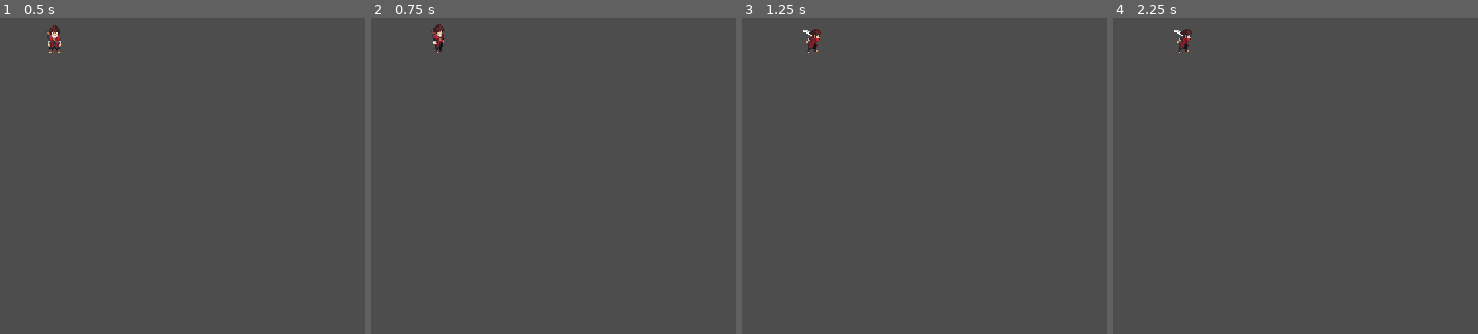
Above: before the commit, frames 1-4 (left to right).
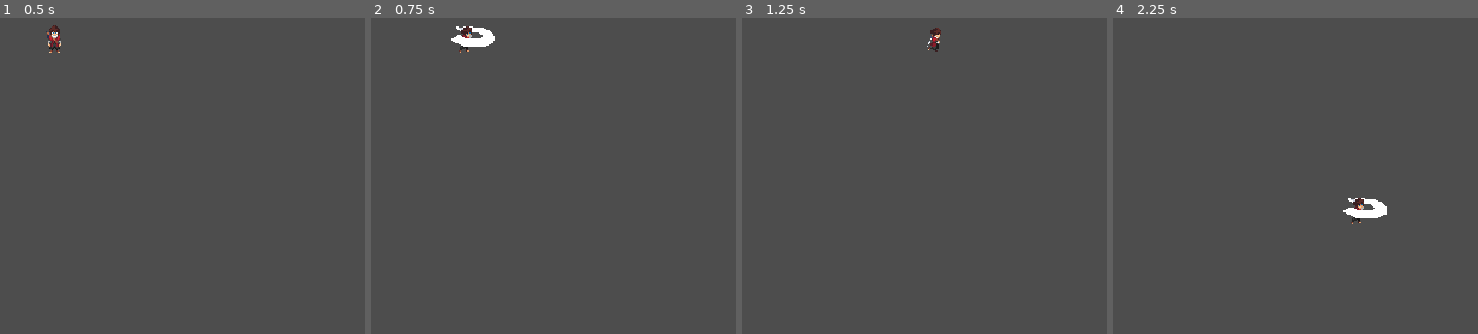
Above: after the commit, the same moments.

Repository: Clique33/Gamelab-Fractal-Team
Game: Godot game, scene res://scene/player.tscn
Same seed, same stepped clock (60 frames per second), same inputs: the game is played once before the commit and once after it. The project has no main scene, so this scene is started directly.
Inputs (mouse positions are in pixels of both pictures, inside the frame that each line leads up to):
- Up to frame 1 (0.5 s): no input
- Up to frame 2 (0.75 s): tap Enter at 0.5 s; move the mouse to (outside the picture) at 0.52 s; hold D (run_right) from 0.53 s (still down); click (outside the picture) at 0.6 s
- Up to frame 3 (1.25 s): keep holding D (run_right); tap Space (dash) at 0.8 s
- Up to frame 4 (2.25 s): move the mouse to (1284, 207) at 1.27 s; release D (run_right) at 1.28 s; hold S (run_down) 1.28-2.03 s; tap Space (dash) at 1.35 s; click (1284, 207) at 1.55 s; move the mouse to (outside the picture) at 2.02 s; hold D (run_right) from 2.03 s (still down); click (outside the picture) at 2.1 s

Frame 1 is identical in both runs. In frame 2, 0.8% of the frame differs, in the area x 16-34%, y 1-12%; in frame 3, 0.4%; in frame 4, 0.7%.

Commit message:
adiconado animação de attack e comportamento da colisao

Diff:
--- a/ciclo_infinito/project.godot
+++ b/ciclo_infinito/project.godot
@@ -52,6 +52,7 @@
 attack={
 "deadzone": 0.2,
 "events": [Object(InputEventMouseButton,"resource_local_to_scene":false,"resource_name":"","device":-1,"window_id":0,"a …(258 unchanged characters)…
+, Object(InputEventKey,"resource_local_to_scene":false,"resource_name":"","device":-1,"window_id":0,"alt_pressed":false,"shift_pressed":false,"ctrl_pressed":false,"meta_pressed":false,"pressed":false,"keycode":0,"physical_keycode":67,"key_label":0,"unicode":99,"location":0,"echo":false,"script":null)
 ]
 }
 
--- a/ciclo_infinito/scene/player.tscn
+++ b/ciclo_infinito/scene/player.tscn
@@ -9,15 +9,47 @@
 [ext_resource type="Texture2D" uid="uid://bclb74woxuy1n" path="res://assets/sprites/player/DASH/dash_right.png" id="4_bup7g"]
 [ext_resource type="Texture2D" uid="uid://c0xj6je8wj6pp" path="res://assets/sprites/player/DASH/dash_up.png" id="5_4ja17"]
 [ext_resource type="Texture2D" uid="uid://cw6rmtpf160hr" path="res://assets/sprites/player/ATTACK 1/attack1_down.png" id="5_iuf2t"]
+[ext_resource type="Texture2D" uid="uid://nco5adt0qxwa" path="res://assets/sprites/player/ATTACK 2/attack2_down.png" id="5_v4iqv"]
+[ext_resource type="Texture2D" uid="uid://cw4hkoxsobsto" path="res://assets/sprites/player/ATTACK 2/attack2_right.png" id="6_42h83"]
 [ext_resource type="Texture2D" uid="uid://bs4ptjvos7tl5" path="res://assets/sprites/player/IDLE/idle_down.png" id="6_v4iqv"]
 [ext_resource type="Texture2D" uid="uid://bcnx6qa6e7i6m" path="res://assets/sprites/player/IDLE/idle_left.png" id="7_42h83"]
+[ext_resource type="Texture2D" uid="uid://c0rgqcpqpiylg" path="res://assets/sprites/player/ATTACK 2/attack2_left.png" id="7_jrjdb"]
 [ext_resource type="Texture2D" uid="uid://cbq4cvi4qvuyt" path="res://assets/sprites/player/IDLE/idle_right.png" id="8_iuf2t"]
+[ext_resource type="Texture2D" uid="uid://jiomoh3d3g7q" path="res://assets/sprites/player/ATTACK 2/attack2_up.png" id="8_jrjdb"]
 [ext_resource type="Texture2D" uid="uid://di0ca4m7vpeq6" path="res://assets/sprites/player/IDLE/idle_up.png" id="9_jrjdb"]
 [ext_resource type="Texture2D" uid="uid://bf2d0d8o7v2hx" path="res://assets/sprites/player/RUN/run_down.png" id="10_kk4ol"]
 [ext_resource type="Texture2D" uid="uid://cxtipjeltmdyt" path="res://assets/sprites/player/RUN/run_left.png" id="11_4reak"]
 [ext_resource type="Texture2D" uid="uid://b6vkj0eosdtwl" path="res://assets/sprites/player/RUN/run_right.png" id="12_wt23p"]
 [ext_resource type="Texture2D" uid="uid://lhpa3xxkqu33" path="res://assets/sprites/player/RUN/run_up.png" id="13_k8m7u"]
 
+[sub_resource type="AtlasTexture" id="AtlasTexture_govaw"]
+atlas = ExtResource("5_iuf2t")
+region = Rect2(0, 0, 96, 80)
+
+[sub_resource type="AtlasTexture" id="AtlasTexture_xcifi"]
+atlas = ExtResource("5_iuf2t")
+region = Rect2(96, 0, 96, 80)
+
+[sub_resource type="AtlasTexture" id="AtlasTexture_1rkj5"]
+atlas = ExtResource("5_iuf2t")
+region = Rect2(192, 0, 96, 80)
+
+[sub_resource type="AtlasTexture" id="AtlasTexture_7rey3"]
+atlas = ExtResource("5_iuf2t")
+region = Rect2(288, 0, 96, 80)
+
+[sub_resource type="AtlasTexture" id="AtlasTexture_7ld47"]
+atlas = ExtResource("5_iuf2t")
+region = Rect2(384, 0, 96, 80)
+
+[sub_resource type="AtlasTexture" id="AtlasTexture_3svjg"]
+atlas = ExtResource("5_iuf2t")
+region = Rect2(480, 0, 96, 80)
+
+[sub_resource type="AtlasTexture" id="AtlasTexture_fd7ym"]
+atlas = ExtResource("5_iuf2t")
+region = Rect2(576, 0, 96, 80)
+
 [sub_resource type="AtlasTexture" id="AtlasTexture_jrjdb"]
 atlas = ExtResource("2_4ja17")
 region = Rect2(0, 0, 96, 80)
@@ -110,33 +142,133 @@
 atlas = ExtResource("4_42h83")
 region = Rect2(576, 0, 96, 80)
 
-[sub_resource type="AtlasTexture" id="AtlasTexture_govaw"]
-atlas = ExtResource("5_iuf2t")
-region = Rect2(0, 0, 96, 80)
-
-[sub_resource type="AtlasTexture" id="AtlasTexture_xcifi"]
-atlas = ExtResource("5_iuf2t")
-region = Rect2(96, 0, 96, 80)
-
-[sub_resource type="AtlasTexture" id="AtlasTexture_1rkj5"]
-atlas = ExtResource("5_iuf2t")
-region = Rect2(192, 0, 96, 80)
-
-[sub_resource type="AtlasTexture" id="AtlasTexture_7rey3"]
-atlas = ExtResource("5_iuf2t")
-region = Rect2(288, 0, 96, 80)
-
-[sub_resource type="AtlasTexture" id="AtlasTexture_7ld47"]
-atlas = ExtResource("5_iuf2t")
-region = Rect2(384, 0, 96, 80)
-
-[sub_resource type="AtlasTexture" id="AtlasTexture_3svjg"]
-atlas = ExtResource("5_iuf2t")
-region = Rect2(480, 0, 96, 80)
-
-[sub_resource type="AtlasTexture" id="AtlasTexture_fd7ym"]
-atlas = ExtResource("5_iuf2t")
-region = Rect2(576, 0, 96, 80)
+[sub_resource type="AtlasTexture" id="AtlasTexture_42h83"]
+atlas = ExtResource("5_v4iqv")
+region = Rect2(0, 0, 96, 80)
+
+[sub_resource type="AtlasTexture" id="AtlasTexture_iuf2t"]
+atlas = ExtResource("5_v4iqv")
+region = Rect2(96, 0, 96, 80)
+
+[sub_resource type="AtlasTexture" id="AtlasTexture_dgxyh"]
+atlas = ExtResource("5_v4iqv")
+region = Rect2(192, 0, 96, 80)
+
+[sub_resource type="AtlasTexture" id="AtlasTexture_goftb"]
+atlas = ExtResource("5_v4iqv")
+region = Rect2(288, 0, 96, 80)
+
+[sub_resource type="AtlasTexture" id="AtlasTexture_eu5ff"]
+atlas = ExtResource("5_v4iqv")
+region = Rect2(384, 0, 96, 80)
+
+[sub_resource type="AtlasTexture" id="AtlasTexture_tl7nr"]
+atlas = ExtResource("5_v4iqv")
+region = Rect2(480, 0, 96, 80)
+
+[sub_resource type="AtlasTexture" id="AtlasTexture_1w74e"]
+atlas = ExtResource("5_v4iqv")
+region = Rect2(576, 0, 96, 80)
+
+[sub_resource type="AtlasTexture" id="AtlasTexture_gof7p"]
+atlas = ExtResource("5_v4iqv")
+region = Rect2(672, 0, 96, 80)
+
+[sub_resource type="AtlasTexture" id="AtlasTexture_fqn14"]
+atlas = ExtResource("7_jrjdb")
+region = Rect2(0, 0, 96, 80)
+
+[sub_resource type="AtlasTexture" id="AtlasTexture_ghwgs"]
+atlas = ExtResource("7_jrjdb")
+region = Rect2(96, 0, 96, 80)
+
+[sub_resource type="AtlasTexture" id="AtlasTexture_224qp"]
+atlas = ExtResource("7_jrjdb")
+region = Rect2(192, 0, 96, 80)
+
+[sub_resource type="AtlasTexture" id="AtlasTexture_0i0st"]
+atlas = ExtResource("7_jrjdb")
+region = Rect2(288, 0, 96, 80)
+
+[sub_resource type="AtlasTexture" id="AtlasTexture_er534"]
+atlas = ExtResource("7_jrjdb")
+region = Rect2(384, 0, 96, 80)
+
+[sub_resource type="AtlasTexture" id="AtlasTexture_13f2e"]
+atlas = ExtResource("7_jrjdb")
+region = Rect2(480, 0, 96, 80)
+
+[sub_resource type="AtlasTexture" id="AtlasTexture_lu4l6"]
+atlas = ExtResource("7_jrjdb")
+region = Rect2(576, 0, 96, 80)
+
+[sub_resource type="AtlasTexture" id="AtlasTexture_akcgn"]
+atlas = ExtResource("7_jrjdb")
+region = Rect2(672, 0, 96, 80)
+
+[sub_resource type="AtlasTexture" id="AtlasTexture_rsasc"]
+atlas = ExtResource("6_42h83")
+region = Rect2(0, 0, 96, 80)
+
+[sub_resource type="AtlasTexture" id="AtlasTexture_yol0n"]
+atlas = ExtResource("6_42h83")
+region = Rect2(96, 0, 96, 80)
+
+[sub_resource type="AtlasTexture" id="AtlasTexture_bcvbw"]
+atlas = ExtResource("6_42h83")
+region = Rect2(192, 0, 96, 80)
+
+[sub_resource type="AtlasTexture" id="AtlasTexture_1enqo"]
+atlas = ExtResource("6_42h83")
+region = Rect2(288, 0, 96, 80)
+
+[sub_resource type="AtlasTexture" id="AtlasTexture_51k87"]
+atlas = ExtResource("6_42h83")
+region = Rect2(384, 0, 96, 80)
+
+[sub_resource type="AtlasTexture" id="AtlasTexture_rvay5"]
+atlas = ExtResource("6_42h83")
+region = Rect2(480, 0, 96, 80)
+
+[sub_resource type="AtlasTexture" id="AtlasTexture_jgwnx"]
+atlas = ExtResource("6_42h83")
+region = Rect2(576, 0, 96, 80)
+
+[sub_resource type="AtlasTexture" id="AtlasTexture_72por"]
+atlas = ExtResource("6_42h83")
+region = Rect2(672, 0, 96, 80)
+
+[sub_resource type="AtlasTexture" id="AtlasTexture_6ev46"]
+atlas = ExtResource("8_jrjdb")
+region = Rect2(0, 0, 96, 80)
+
+[sub_resource type="AtlasTexture" id="AtlasTexture_awymg"]
+atlas = ExtResource("8_jrjdb")
+region = Rect2(96, 0, 96, 80)
+
+[sub_resource type="AtlasTexture" id="AtlasTexture_rgk07"]
+atlas = ExtResource("8_jrjdb")
+region = Rect2(192, 0, 96, 80)
+
+[sub_resource type="AtlasTexture" id="AtlasTexture_ulrlf"]
+atlas = ExtResource("8_jrjdb")
+region = Rect2(288, 0, 96, 80)
+
+[sub_resource type="AtlasTexture" id="AtlasTexture_50ccd"]
+atlas = ExtResource("8_jrjdb")
+region = Rect2(384, 0, 96, 80)
+
+[sub_resource type="AtlasTexture" id="AtlasTexture_def67"]
+atlas = ExtResource("8_jrjdb")
+region = Rect2(480, 0, 96, 80)
+
+[sub_resource type="AtlasTexture" id="AtlasTexture_drc4i"]
+atlas = ExtResource("8_jrjdb")
+region = Rect2(576, 0, 96, 80)
+
+[sub_resource type="AtlasTexture" id="AtlasTexture_o1jmc"]
+atlas = ExtResource("8_jrjdb")
+region = Rect2(672, 0, 96, 80)
 
 [sub_resource type="AtlasTexture" id="AtlasTexture_qucqc"]
 atlas = ExtResource("2_u7b46")
@@ -502,6 +634,32 @@
 animations = [{
 "frames": [{
 "duration": 1.0,
+"texture": SubResource("AtlasTexture_govaw")
+}, {
+"duration": 1.0,
+"texture": SubResource("AtlasTexture_xcifi")
+}, {
+"duration": 1.0,
+"texture": SubResource("AtlasTexture_1rkj5")
+}, {
+"duration": 1.0,
+"texture": SubResource("AtlasTexture_7rey3")
+}, {
+"duration": 1.0,
+"texture": SubResource("AtlasTexture_7ld47")
+}, {
+"duration": 1.0,
+"texture": SubResource("AtlasTexture_3svjg")
+}, {
+"duration": 1.0,
+"texture": SubResource("AtlasTexture_fd7ym")
+}],
+"loop": true,
+"name": &"attack1_down",
+"speed": 8.0
+}, {
+"frames": [{
+"duration": 1.0,
 "texture": SubResource("AtlasTexture_jrjdb")
 }, {
 "duration": 1.0,
@@ -527,7 +685,7 @@
 }],
 "loop": true,
 "name": &"attack1_left",
-"speed": 5.0
+"speed": 8.0
 }, {
 "frames": [{
 "duration": 1.0,
@@ -556,7 +714,7 @@
 }],
 "loop": true,
 "name": &"attack1_right",
-"speed": 5.0
+"speed": 8.0
 }, {
 "frames": [{
 "duration": 1.0,
@@ -582,33 +740,123 @@
 }],
 "loop": true,
 "name": &"attack1_up",
-"speed": 5.0
-}, {
-"frames": [{
-"duration": 1.0,
-"texture": SubResource("AtlasTexture_govaw")
-}, {
-"duration": 1.0,
-"texture": SubResource("AtlasTexture_xcifi")
-}, {
-"duration": 1.0,
-"texture": SubResource("AtlasTexture_1rkj5")
-}, {
-"duration": 1.0,
-"texture": SubResource("AtlasTexture_7rey3")
-}, {
-"duration": 1.0,
-"texture": SubResource("AtlasTexture_7ld47")
-}, {
-"duration": 1.0,
-"texture": SubResource("AtlasTexture_3svjg")
-}, {
-"duration": 1.0,
-"texture": SubResource("AtlasTexture_fd7ym")
-}],
-"loop": true,
-"name": &"attack_down",
-"speed": 5.0
+"speed": 8.0
+}, {
+"frames": [{
+"duration": 1.0,
+"texture": SubResource("AtlasTexture_42h83")
+}, {
+"duration": 1.0,
+"texture": SubResource("AtlasTexture_iuf2t")
+}, {
+"duration": 1.0,
+"texture": SubResource("AtlasTexture_dgxyh")
+}, {
+"duration": 1.0,
+"texture": SubResource("AtlasTexture_goftb")
+}, {
+"duration": 1.0,
+"texture": SubResource("AtlasTexture_eu5ff")
+}, {
+"duration": 1.0,
+"texture": SubResource("AtlasTexture_tl7nr")
+}, {
+"duration": 1.0,
+"texture": SubResource("AtlasTexture_1w74e")
+}, {
+"duration": 1.0,
+"texture": SubResource("AtlasTexture_gof7p")
+}],
+"loop": true,
+"name": &"attack2_down",
+"speed": 8.0
+}, {
+"frames": [{
+"duration": 1.0,
+"texture": SubResource("AtlasTexture_fqn14")
+}, {
+"duration": 1.0,
+"texture": SubResource("AtlasTexture_ghwgs")
+}, {
+"duration": 1.0,
+"texture": SubResource("AtlasTexture_224qp")
+}, {
+"duration": 1.0,
+"texture": SubResource("AtlasTexture_0i0st")
+}, {
+"duration": 1.0,
+"texture": SubResource("AtlasTexture_er534")
+}, {
+"duration": 1.0,
+"texture": SubResource("AtlasTexture_13f2e")
+}, {
+"duration": 1.0,
+"texture": SubResource("AtlasTexture_lu4l6")
+}, {
+"duration": 1.0,
+"texture": SubResource("AtlasTexture_akcgn")
+}],
+"loop": true,
+"name": &"attack2_left",
+"speed": 8.0
+}, {
+"frames": [{
+"duration": 1.0,
+"texture": SubResource("AtlasTexture_rsasc")
+}, {
+"duration": 1.0,
+"texture": SubResource("AtlasTexture_yol0n")
+}, {
+"duration": 1.0,
+"texture": SubResource("AtlasTexture_bcvbw")
+}, {
+"duration": 1.0,
+"texture": SubResource("AtlasTexture_1enqo")
+}, {
+"duration": 1.0,
+"texture": SubResource("AtlasTexture_51k87")
+}, {
+"duration": 1.0,
+"texture": SubResource("AtlasTexture_rvay5")
+}, {
+"duration": 1.0,
+"texture": SubResource("AtlasTexture_jgwnx")
+}, {
+"duration": 1.0,
+"texture": SubResource("AtlasTexture_72por")
+}],
+"loop": true,
+"name": &"attack2_right",
+"speed": 9.0
+}, {
+"frames": [{
+"duration": 1.0,
+"texture": SubResource("AtlasTexture_6ev46")
+}, {
+"duration": 1.0,
+"texture": SubResource("AtlasTexture_awymg")
+}, {
+"duration": 1.0,
+"texture": SubResource("AtlasTexture_rgk07")
+}, {
+"duration": 1.0,
+"texture": SubResource("AtlasTexture_ulrlf")
+}, {
+"duration": 1.0,
+"texture": SubResource("AtlasTexture_50ccd")
+}, {
+"duration": 1.0,
+"texture": SubResource("AtlasTexture_def67")
+}, {
+"duration": 1.0,
+"texture": SubResource("AtlasTexture_drc4i")
+}, {
+"duration": 1.0,
+"texture": SubResource("AtlasTexture_o1jmc")
+}],
+"loop": true,
+"name": &"attack2_up",
+"speed": 8.0
 }, {
 "frames": [{
 "duration": 1.0,
@@ -824,26 +1072,6 @@
 "name": &"idle_up",
 "speed": 5.0
 }, {
-"frames": [],
-"loop": true,
-"name": &"new_animation_4",
-"speed": 5.0
-}, {
-"frames": [],
-"loop": true,
-"name": &"new_animation_5",
-"speed": 5.0
-}, {
-"frames": [],
-"loop": true,
-"name": &"new_animation_6",
-"speed": 5.0
-}, {
-"frames": [],
-"loop": true,
-"name": &"new_animation_7",
-"speed": 5.0
-}, {
 "frames": [{
 "duration": 1.0,
 "texture": SubResource("AtlasTexture_frgke")
@@ -960,6 +1188,12 @@
 "name": &"run_up",
 "speed": 8.0
 }]
+
+[sub_resource type="RectangleShape2D" id="RectangleShape2D_jrjdb"]
+size = Vector2(100, 100)
+
+[sub_resource type="RectangleShape2D" id="RectangleShape2D_4ja17"]
+size = Vector2(17, 21)
 
 [node name="player" type="CharacterBody2D"]
 position = Vector2(149, 93)
@@ -967,7 +1201,8 @@
 
 [node name="animacoes" type="AnimatedSprite2D" parent="."]
 sprite_frames = SubResource("SpriteFrames_to47r")
-animation = &"dash_down"
+animation = &"attack2_down"
+frame_progress = 0.840848
 speed_scale = 1.5
 
 [node name="dash_timer" type="Timer" parent="."]
@@ -980,8 +1215,13 @@
 [node name="attack_area" type="Area2D" parent="."]
 
 [node name="attack_colison" type="CollisionShape2D" parent="attack_area"]
+position = Vector2(100, 7)
+shape = SubResource("RectangleShape2D_jrjdb")
+one_way_collision_margin = 0.0
 
 [node name="player_colision" type="CollisionShape2D" parent="."]
+position = Vector2(-1.5, 10.5)
+shape = SubResource("RectangleShape2D_4ja17")
 
 [connection signal="animation_finished" from="animacoes" to="." method="_on_animation_finished"]
 [connection signal="timeout" from="dash_timer" to="." method="_on_dash_timer_timeout"]
--- a/ciclo_infinito/scripts/player.gd
+++ b/ciclo_infinito/scripts/player.gd
@@ -1,36 +1,61 @@
 extends CharacterBody2D
-#acesso aos nos
-#acontece somente  quando os nó e todos sesu filhos estiverem prontos
+# ======= NÓS ORIGINAIS =======
 @onready var anim  = $animacoes
 @onready var dash_timer = $dash_timer
 @onready var dash_cooldown = $dash_cooldown
 @export var dash_duracao  = 0.2
-
 @onready var area_attack = $attack_area
 
-#movimentação base
-@export var move_speed = 240.00
-@export var acceleration = 0.20
-@export var friction  = 0.20
-
-@export  var dash_speed = move_speed * 1.5
-var is_dashing = false
-var can_dash = true
-var dash_dir = Vector2.ZERO
-#var direction
-enum State {IDLE, RUN, ATTACK,DASH}
-var current_state = State.IDLE
-
-var next_direction = Vector2(0,1)
-
-func _ready():
+# ======= ESTADO / DIREÇÃO ORIGINAIS =======
+var last_facing: String = "down"
+var attack_facing: String = "down"
+
+@export var move_speed: float = 240.00
+@export var acceleration: float = 0.20
+@export var friction: float = 0.20
+
+@export var dash_speed: float = move_speed * 1.5
+var is_dashing := false
+var can_dash := true
+var dash_dir: Vector2 = Vector2.ZERO
+
+enum State {IDLE, RUN, ATTACK, DASH}
+var current_state: int = State.IDLE
+var next_direction: Vector2 = Vector2(0,1)
+
+# ======= ATAQUE / COMBO =======
+@export var attack1_lock_time := 0.22
+@export var attack2_lock_time := 0.28
+@export var hit1_active_time := 0.12
+@export var hit2_active_time := 0.14
+@export var combo_window := 0.20
+@export var attack_cooldown := 0.15
+
+var can_attack := true
+var combo_step := 0
+var combo_window_open := false
+var combo_buffered := false
+
+# ======= TAMANHO POR DIREÇÃO =======
+@export var hitbox_size_right: Vector2 = Vector2(50, 25)
+@export var hitbox_size_left:  Vector2 = Vector2(50, 25)
+@export var hitbox_size_up:    Vector2 = Vector2(50, 40)
+@export var hitbox_size_down:  Vector2 = Vector2(50, 40)
+
+# ======= OFFSET POR DIREÇÃO =======
+@export var hitbox_offset_right: Vector2 = Vector2(18, 0)
+@export var hitbox_offset_left:  Vector2 = Vector2(-18, 0)
+@export var hitbox_offset_up:    Vector2 = Vector2(0, -18)
+@export var hitbox_offset_down:  Vector2 = Vector2(0, 18)
+
+func _ready() -> void:
 	dash_timer.wait_time = dash_duracao
 	dash_timer.one_shot = true
 	if not dash_timer.timeout.is_connected(_on_dash_timer_timeout):
 		dash_timer.timeout.connect(_on_dash_timer_timeout)
-
+	if not dash_cooldown.timeout.is_connected(_on_dash_cooldown_timeout):
+		dash_cooldown.timeout.connect(_on_dash_cooldown_timeout)
 	area_attack.get_node("attack_colison").disabled = true
-
 
 func _physics_process(delta: float) -> void:
 	match current_state:
@@ -43,99 +68,199 @@
 		State.DASH:
 			_dash_state()
 	move_and_slide()
+	_update_attack_area_anchor()
 	update_animation()
 
-
-func get_input_direction():
+func get_input_direction() -> Vector2:
 	return Input.get_vector("run_left","run_right","run_up","run_down")
 
-
-func _idle_state():
+func can_start_attack() -> bool:
+	return current_state != State.DASH and can_attack
+
+func _idle_state() -> void:
 	velocity = Vector2.ZERO
-	if get_input_direction() != Vector2.ZERO:
-		current_state = State.RUN
-	elif Input.is_action_just_pressed("attack"):
-		current_state = State.ATTACK
+	if Input.is_action_just_pressed("attack"):
+		if can_start_attack():
+			_start_attack1()
 	elif Input.is_action_just_pressed("dash"):
 		current_state = State.DASH
-
-
-func _run_state(delta):
-	var input_direction = get_input_direction()
+	elif get_input_direction() != Vector2.ZERO:
+		current_state = State.RUN
+
+func _run_state(_delta: float) -> void:
+	var input_direction: Vector2 = get_input_direction()
+	if Input.is_action_just_pressed("attack"):
+		if can_start_attack():
+			_start_attack1()
+	elif Input.is_action_just_pressed("dash"):
+		current_state = State.DASH
+
 	if input_direction == Vector2.ZERO:
 		current_state = State.IDLE
 		return
-
 	next_direction = input_direction
 	velocity = input_direction.normalized() * move_speed
 
-	if Input.is_action_just_pressed("attack"):
-		current_state = State.ATTACK
-	elif Input.is_action_just_pressed("dash"):
-		current_state = State.DASH
-
-
-func _attack_state():
-	velocity = Vector2.ZERO
-	area_attack.get_node("attack_colison").disabled = true
-
+func _attack_state() -> void:
+	var input_direction: Vector2 = get_input_direction()
+	if input_direction != Vector2.ZERO:
+		next_direction = input_direction
+		velocity = input_direction.normalized() * move_speed
+	else:
+		velocity = Vector2.ZERO
+
+	if Input.is_action_just_pressed("attack") and combo_step == 1 and combo_window_open:
+		combo_buffered = true
 
 func _on_animation_finished() -> void:
-	if current_state == State.ATTACK:
-		area_attack.get_node("attack_colison").disabled = true
-
-	if get_input_direction() != Vector2.ZERO:
-		current_state = State.RUN
-	else:
-		current_state = State.IDLE
-
-
-func _dash_state():
+	pass # timers controlam o ataque
+
+func _dash_state() -> void:
 	if dash_timer.is_stopped():
 		dash_timer.start()
-
-		var dash_direction = next_direction
-
-		if get_input_direction() != Vector2.ZERO:
-			dash_direction = get_input_direction()
-
-		velocity = dash_direction.normalized()  * dash_speed #* move_speed
-
+		var dash_direction: Vector2 = next_direction
+		var in_dir: Vector2 = get_input_direction()
+		if in_dir != Vector2.ZERO:
+			dash_direction = in_dir
+			next_direction = in_dir
+		dash_dir = dash_direction.normalized()
+		velocity = dash_dir * dash_speed
+	else:
+		velocity = dash_dir * dash_speed
 
 func _on_dash_timer_timeout() -> void:
 	$player_colision.disabled = false
-
 	velocity = Vector2.ZERO
 	if  get_input_direction() != Vector2.ZERO:
 		current_state = State.RUN
 	else:
 		current_state = State.IDLE
-
-
-func update_animation():
-	var anim_name = ""
-	var direction_str = get_direction_string(next_direction)
-
+	if dash_cooldown and dash_cooldown.is_stopped():
+		dash_cooldown.start()
+
+func _on_dash_cooldown_timeout() -> void:
+	can_dash = true
+
+# ======= ATAQUE / COMBO =======
+func _start_attack1() -> void:
+	attack_facing = get_direction_string(next_direction)  # trava direção
+	current_state = State.ATTACK
+	can_attack = false
+	combo_step = 1
+	combo_buffered = false
+
+	_apply_attack_hitbox_for_facing(attack_facing)
+	_enable_attack_hitbox_for(hit1_active_time)
+
+	var a := "attack1_" + attack_facing
+	if anim.animation != a:
+		anim.stop(); anim.frame = 0; anim.play(a)
+
+	_open_combo_window()
+	_end_attack1_after_lock()
+
+func _open_combo_window() -> void:
+	combo_window_open = true
+	await get_tree().create_timer(combo_window).timeout
+	combo_window_open = false
+	if combo_step == 1 and combo_buffered:
+		_start_attack2()
+
+func _end_attack1_after_lock() -> void:
+	await get_tree().create_timer(attack1_lock_time).timeout
+	if combo_step == 1:
+		_finish_attack_sequence()
+
+func _start_attack2() -> void:
+	combo_step = 2
+
+	_apply_attack_hitbox_for_facing(attack_facing)
+	_enable_attack_hitbox_for(hit2_active_time)
+
+	var a := "attack2_" + attack_facing
+	if anim.animation != a:
+		anim.stop(); anim.frame = 0; anim.play(a)
+
+	await get_tree().create_timer(attack2_lock_time).timeout
+	_finish_attack_sequence()
+
+func _finish_attack_sequence() -> void:
+	combo_step = 0
+	if get_input_direction() != Vector2.ZERO:
+		current_state = State.RUN
+	else:
+		current_state = State.IDLE
+	await get_tree().create_timer(attack_cooldown).timeout
+	can_attack = true
+
+func _enable_attack_hitbox_for(dur: float) -> void:
+	var col: CollisionShape2D = area_attack.get_node("attack_colison")
+	col.disabled = false
+	await get_tree().create_timer(dur).timeout
+	col.disabled = true
+
+# ======= HITBOX: TAMANHO + OFFSET POR DIREÇÃO =======
+func _apply_attack_hitbox_for_facing(facing: String) -> void:
+	var col: CollisionShape2D = area_attack.get_node("attack_colison")
+	var rect := col.shape as RectangleShape2D
+	if rect == null:
+
+		return
+	match facing:
+		"right":
+			rect.size = hitbox_size_right
+			col.position = hitbox_offset_right
+		"left":
+			rect.size = hitbox_size_left
+			col.position = hitbox_offset_left
+		"up":
+			rect.size = hitbox_size_up
+			col.position = hitbox_offset_up
+		_:
+			rect.size = hitbox_size_down
+			col.position = hitbox_offset_down
+
+# Mantém a hitbox “apontando” para onde olha (mesmo desligada fora do ataque)
+func _update_attack_area_anchor() -> void:
+	if current_state == State.ATTACK:
+		_apply_attack_hitbox_for_facing(attack_facing)
+		return
+	var input_dir: Vector2 = get_input_direction()
+	var facing: String = get_direction_string(input_dir) if input_dir != Vector2.ZERO else last_facing
+	_apply_attack_hitbox_for_facing(facing)
+
+# ======= ANIMAÇÃO =======
+func update_animation() -> void:
+	var anim_name := ""
+	var direction_str: String = attack_facing if current_state == State.ATTACK else get_direction_string(next_direction)
 	match current_state:
 		State.IDLE:
 			anim_name = "idle_" + direction_str
 		State.RUN:
 			anim_name = "run_" + direction_str
 		State.ATTACK:
-			anim_name = "attack1_" + direction_str
+			anim_name = ( "attack2_" if combo_step == 2 else "attack1_" ) + attack_facing
 		State.DASH:
 			anim_name = "dash_" + direction_str
 	if anim.animation != anim_name:
+		if current_state == State.ATTACK:
+			anim.stop(); anim.frame = 0
 		anim.play(anim_name)
 
-
-func get_direction_string(next_direction):
-	if abs(next_direction.x) > abs(next_direction.y):
-		return "right"  if next_direction.x > 0 else "left"
-	else:
-		return "down"  if next_direction.y > 0 else "up"
-
+func get_direction_string(v: Vector2) -> String:
+	if abs(v.x) > abs(v.y):
+		return "right"  if v.x > 0.0 else "left"
+	else:
+		return "down"  if v.y > 0.0 else "up"
 
 func _on_attack_area_body_entered(body: Node2D) -> void:
 	if body.is_in_group("inimigos"):
-		print("dano feito") # Replace with function body.
+		print("dano feito")
+
+func _update_facing(input_vec: Vector2) -> void:
+	if input_vec == Vector2.ZERO:
+		return
+	if abs(input_vec.x) > abs(input_vec.y):
+		last_facing = "right" if input_vec.x > 0.0 else "left"
+	else:
+		last_facing = "down" if input_vec.y > 0.0 else "up"
Not shown: 1 places in ciclo_infinito/scene/player.tscn that only renumber resources
